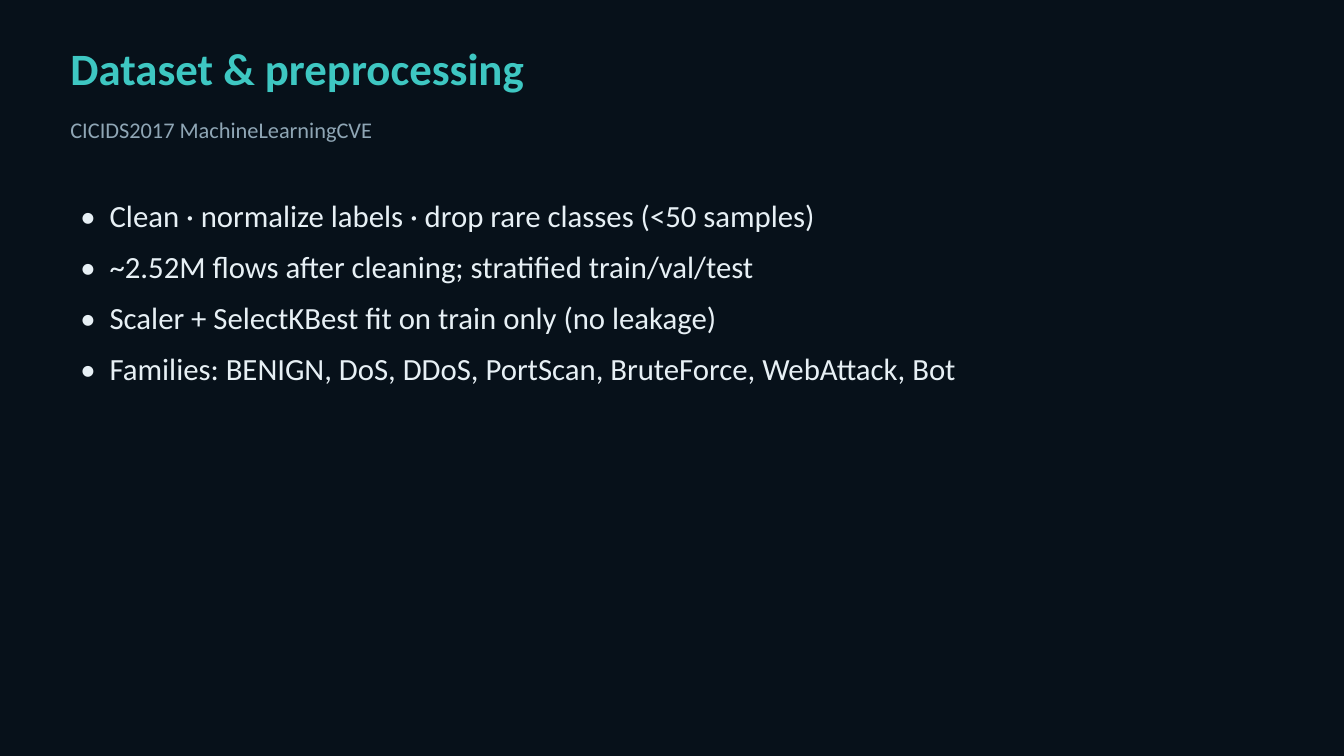
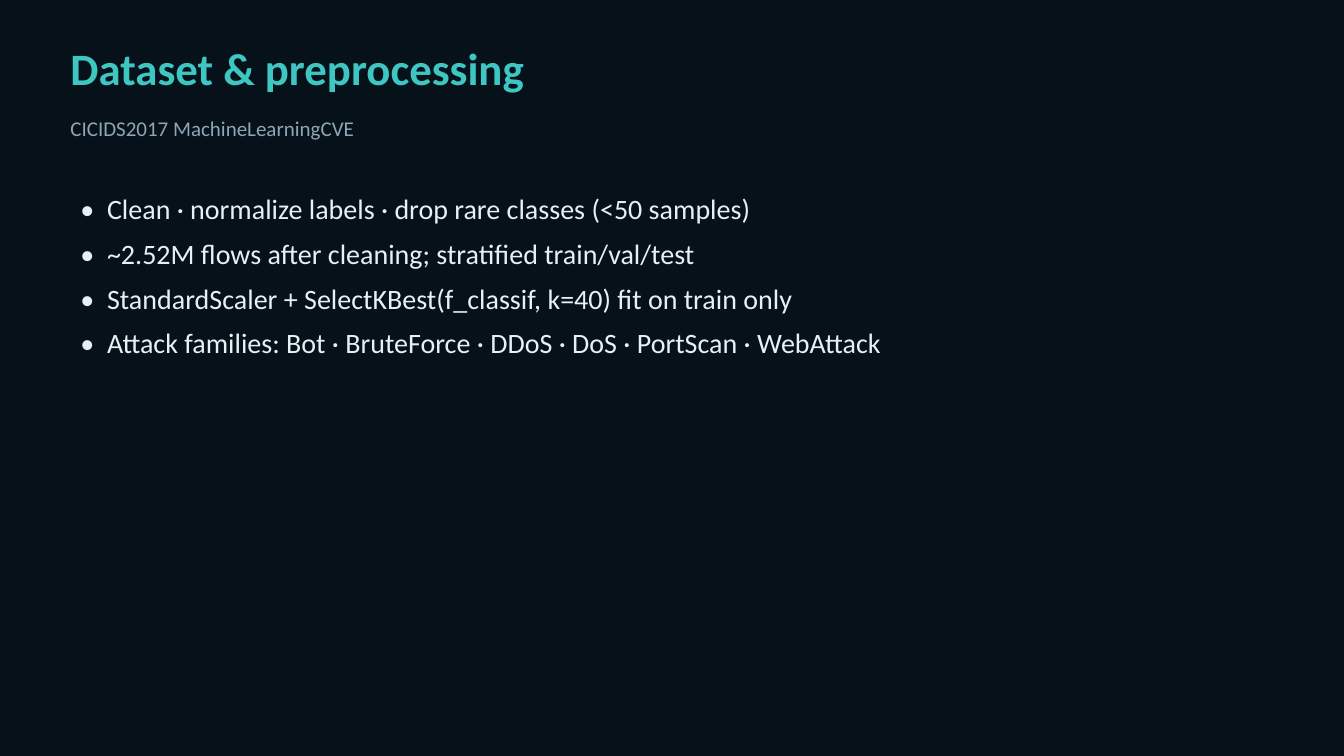
Before and after one commit to Dolendra/Intelligent-Machine-Learning-Based-Intrusion-Detection-and-Attack-Defense-Simulation-System, a slide deck: slide 5 of docs/Aegis_IDS_Viva_Presentation.pptx. Drawn at 1344x756 pixels with LibreOffice and Linux fonts; fonts in the diff are those of the drawing. Boxes give left, top, right and bottom in pixels: in the first picture for what was removed or moved away, otherwise in the second. Text is boxed around its words. In the diff, an @@ line names an element or a change of style, - is before the commit and + after.

```diff
--- a/docs/Aegis_IDS_Viva_Presentation.pptx
+++ b/docs/Aegis_IDS_Viva_Presentation.pptx
@@ text "CICIDS2017 MachineLearningCVE" at bbox=[70, 121, 354, 140]: size 16 to 15 pt @@
@@ text at bbox=[107, 198, 750, 269]: size 22 to 20 pt in "• Clean · normalize labels · drop ...", "• ~2.52M flows after cleaning; stratified train/val/test"; less space between paragraphs @@
@@ text at bbox=[107, 288, 881, 354]: text changed; size 22 to 20 pt @@
-• Scaler + SelectKBest fit on train only (no leakage)
-• Families: BENIGN, DoS, DDoS, PortScan, BruteForce, WebAttack, Bot
+• StandardScaler + SelectKBest(f_classif, k=40) fit on train only
+• Attack families: Bot · BruteForce · DDoS · DoS · PortScan · WebAttack
```
Also in this commit, not shown: 9 other slides changed, 5 slides added, 2 slides removed, 2 other files.
